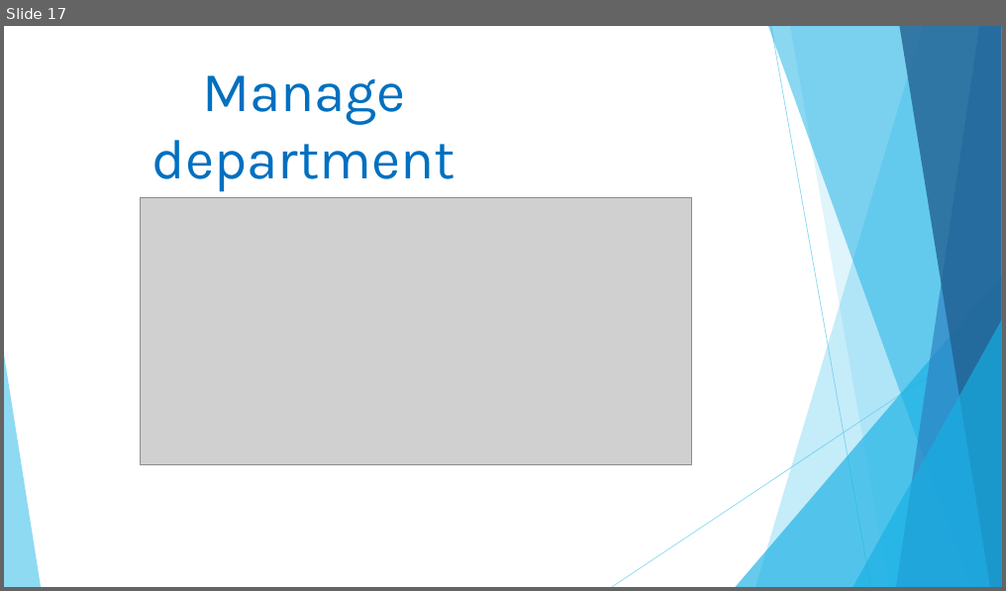
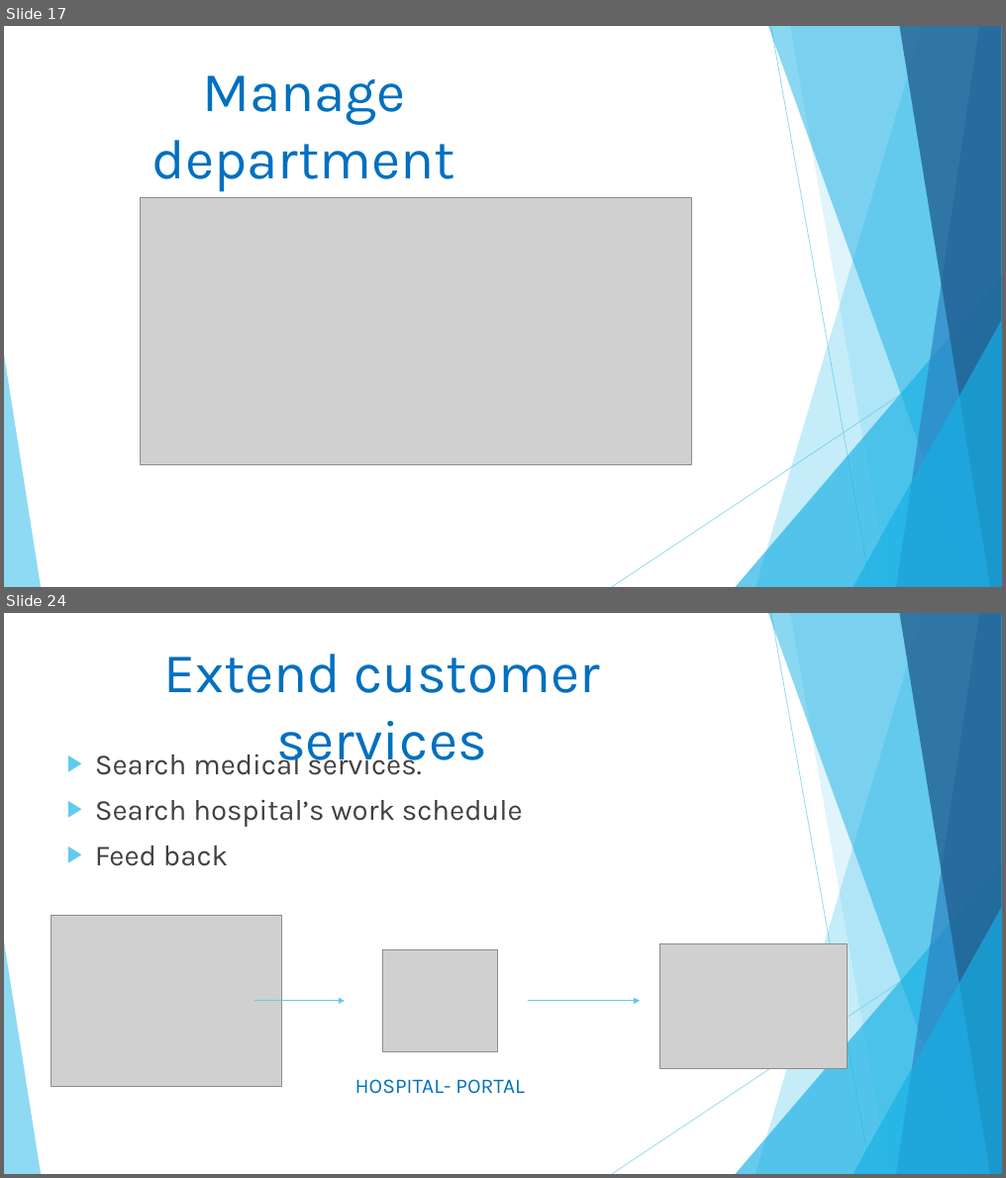
Before and after one commit to linhmimoza/Hospital_PortalExtra, a slide deck: Hospital.pptx. Shown one above the other, each under a label of ours: slide 17 before the commit, slides 17 and 24 after it; the slides between them are not shown. The pictures are 1006x591 and 1006x1178 pixels, drawn with LibreOffice and Linux fonts; fonts in the diff are those of the drawing; grey boxes stand for pictures. Boxes give left, top, right and bottom in pixels: in the first picture for what was removed or moved away, otherwise in the second. Text is boxed around its words. In the diff, an @@ line names an element or a change of style, - is before the commit and + after.

```diff
--- a/Hospital.pptx
+++ b/Hospital.pptx
@@ slide 24 added at [4, 613, 1002, 1174], background #FFFFFF; not listed: 10 template elements that a slide beside it also shows @@
@@ text added at [163, 654, 600, 773], 54 pt, text #0070C0 @@
+Extend customer services
@@ text added at [95, 748, 523, 866], 28 pt, text #404040 @@
+▶ Search medical services.
+▶ Search hospital’s work schedule
+▶ Feed back
@@ picture added at [52, 916, 282, 1087] @@
@@ picture added at [383, 950, 498, 1052] @@
@@ picture added at [659, 945, 846, 1069] @@
@@ arrow added from (255, 1001) to (345, 1001), #5FCBEF 1 pt @@
@@ arrow added from (528, 1001) to (640, 1001), #5FCBEF 1 pt @@
@@ text added at [355, 1079, 525, 1094], 20 pt, text #0070C0 @@
+HOSPITAL- PORTAL
```
Also in this commit, not shown: 6 other slides added, 1 slide removed, 15 other files.
